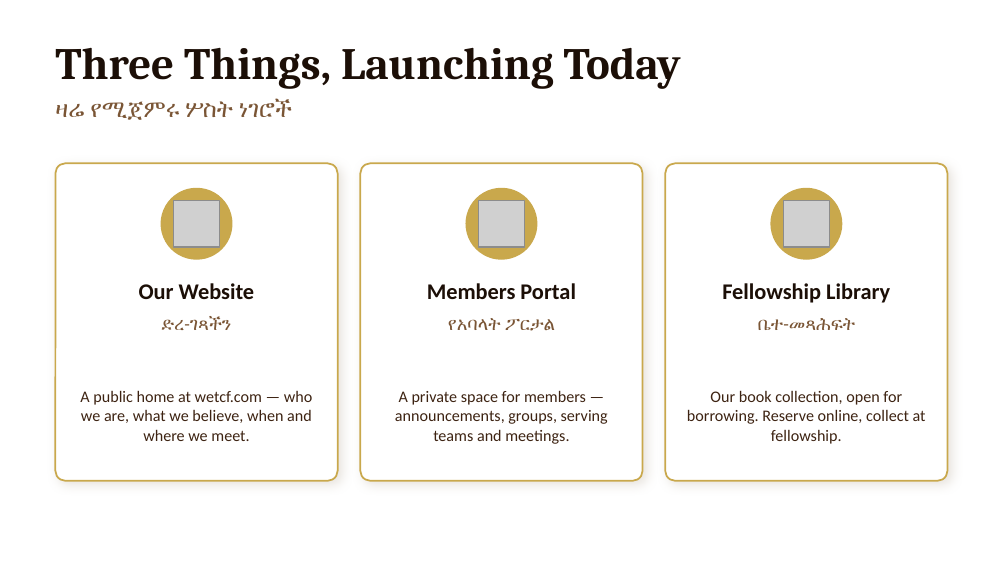
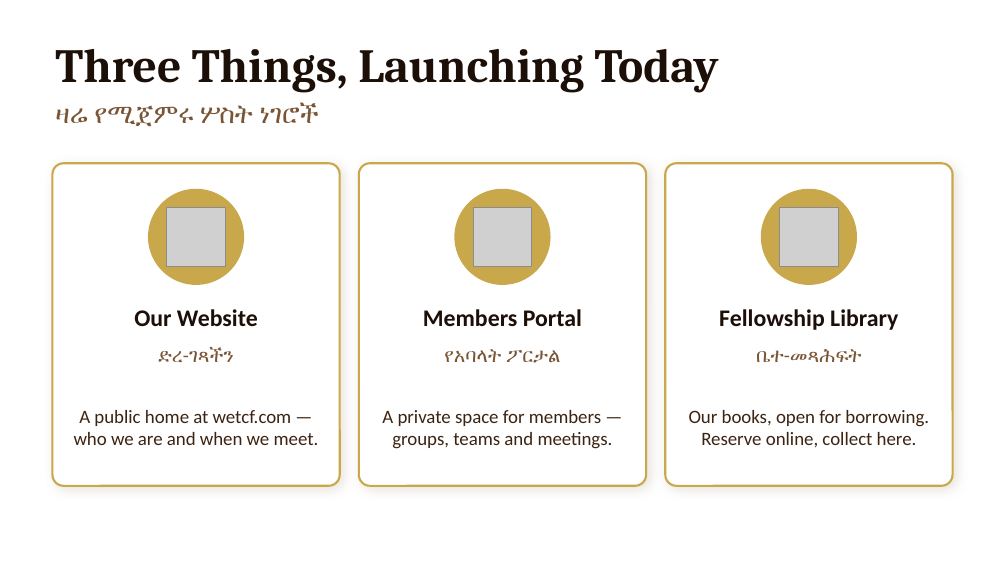
Before and after one commit to amenbekele1/Christian-Fellowship-Website, a slide deck: slide 2 of presentation/WETCF_Launch_Presentation.pptx. Drawn at 1008x567 pixels with LibreOffice and Linux fonts; fonts in the diff are those of the drawing; grey boxes stand for pictures. Boxes give left, top, right and bottom in pixels: in the first picture for what was removed or moved away, otherwise in the second. Text is boxed around its words. In the diff, an @@ line names an element or a change of style, - is before the commit and + after.

```diff
--- a/presentation/WETCF_Launch_Presentation.pptx
+++ b/presentation/WETCF_Launch_Presentation.pptx
@@ text "Three Things, Launching Today" at (55,49,719,93): size 32 to 34 pt @@
@@ text "ዛሬ የሚጀምሩ ሦስት ነገሮች" at (55,103,319,126): size 17 to 19 pt @@
@@ rounded rectangle: place and size @@
-rounded rectangle at (55,163,338,481)
+rounded rectangle at (52,163,340,486)
@@ rounded rectangle: place and size @@
-rounded rectangle at (361,163,643,481)
+rounded rectangle at (359,163,646,486)
@@ outline #C9A84C 1.25 pt to #C9A84C 1.5 pt; proportions changed in 3 elements at (52,163,340,486), (359,163,646,486), (665,163,953,486) @@
@@ rounded rectangle: place and size @@
-rounded rectangle at (665,163,948,481)
+rounded rectangle at (665,163,953,486)
@@ ellipse: place and size @@
-ellipse at (161,188,232,259)
+ellipse at (149,190,244,284)
@@ picture: place and size @@
-picture at (173,201,220,247)
+picture at (166,208,225,266)
@@ ellipse: place and size @@
-ellipse at (466,188,536,259)
+ellipse at (455,190,549,284)
@@ picture: place and size @@
-picture at (478,201,524,247)
+picture at (473,208,531,266)
@@ ellipse: place and size @@
-ellipse at (771,188,842,259)
+ellipse at (761,190,856,284)
@@ picture: place and size @@
-picture at (783,201,830,247)
+picture at (779,208,838,266)
@@ text "Our Website": place and size @@
-text "Our Website" at (139,283,255,299)
+text "Our Website" at (134,309,258,326)
@@ text "Members Portal": place and size @@
-text "Members Portal" at (427,283,576,299)
+text "Members Portal" at (423,309,582,326)
@@ size 16 to 17 pt in 3 elements at (134,309,258,326), (423,309,582,326), (719,309,898,330) @@
@@ text "Fellowship Library": place and size @@
-text "Fellowship Library" at (722,283,890,303)
+text "Fellowship Library" at (719,309,898,330)
@@ text "ድረ-ገጻችን": place and size @@
-text "ድረ-ገጻችን" at (162,316,232,330)
+text "ድረ-ገጻችን" at (158,347,234,362)
@@ text "የአባላት ፖርታል": place and size @@
-text "የአባላት ፖርታል" at (448,318,555,331)
+text "የአባላት ፖርታል" at (444,349,560,363)
@@ size 13 to 14 pt in 3 elements at (158,347,234,362), (444,349,560,363), (756,349,862,362) @@
@@ text "ቤተ-መጻሕፍት": place and size @@
-text "ቤተ-መጻሕፍት" at (758,318,856,330)
+text "ቤተ-መጻሕፍት" at (756,349,862,362)
@@ text at (74,410,319,445): text changed; size 11.5 to 13.5 pt @@
-A public home at wetcf.com — who we are, what we believe, when and where we meet.
+A public home at wetcf.com — who we are and when we meet.
@@ text at (382,410,613,449): text changed; size 11.5 to 13.5 pt @@
-A private space for members — announcements, groups, serving teams and meetings.
+A private space for members — groups, teams and meetings.
@@ text at (689,410,929,447): text changed; size 11.5 to 13.5 pt @@
-Our book collection, open for borrowing. Reserve online, collect at fellowship.
+Our books, open for borrowing. Reserve online, collect here.
```
Also in this commit, not shown: 13 other slides changed, 1 other file.
